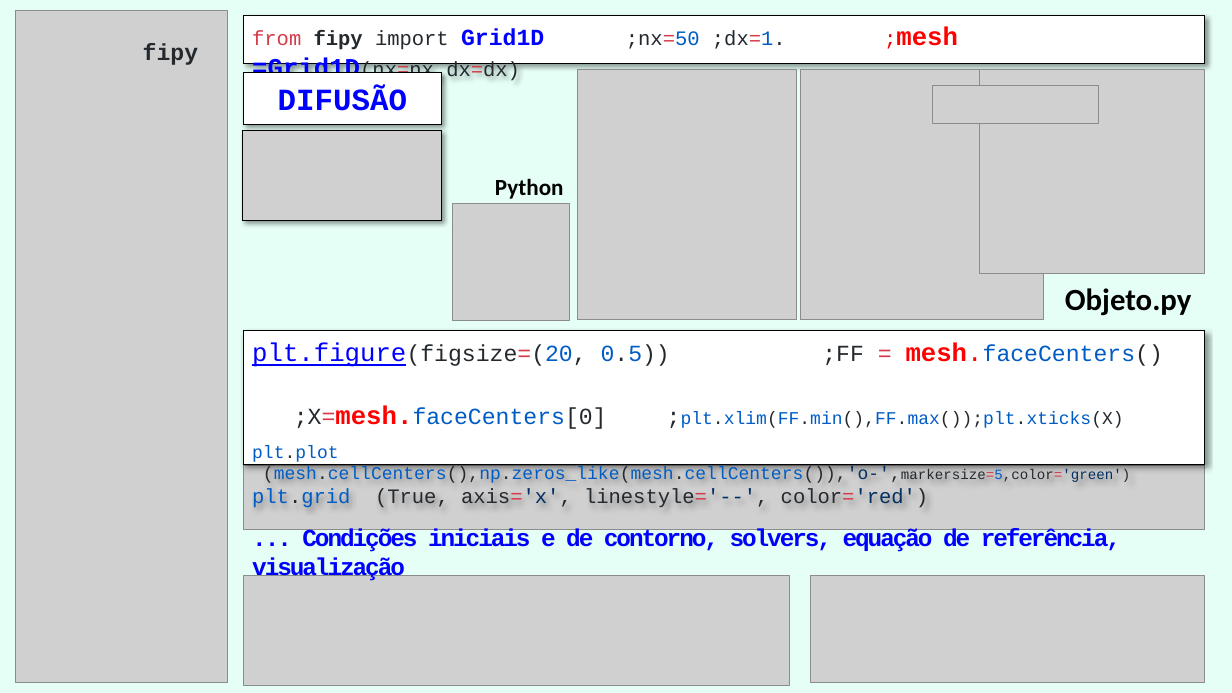
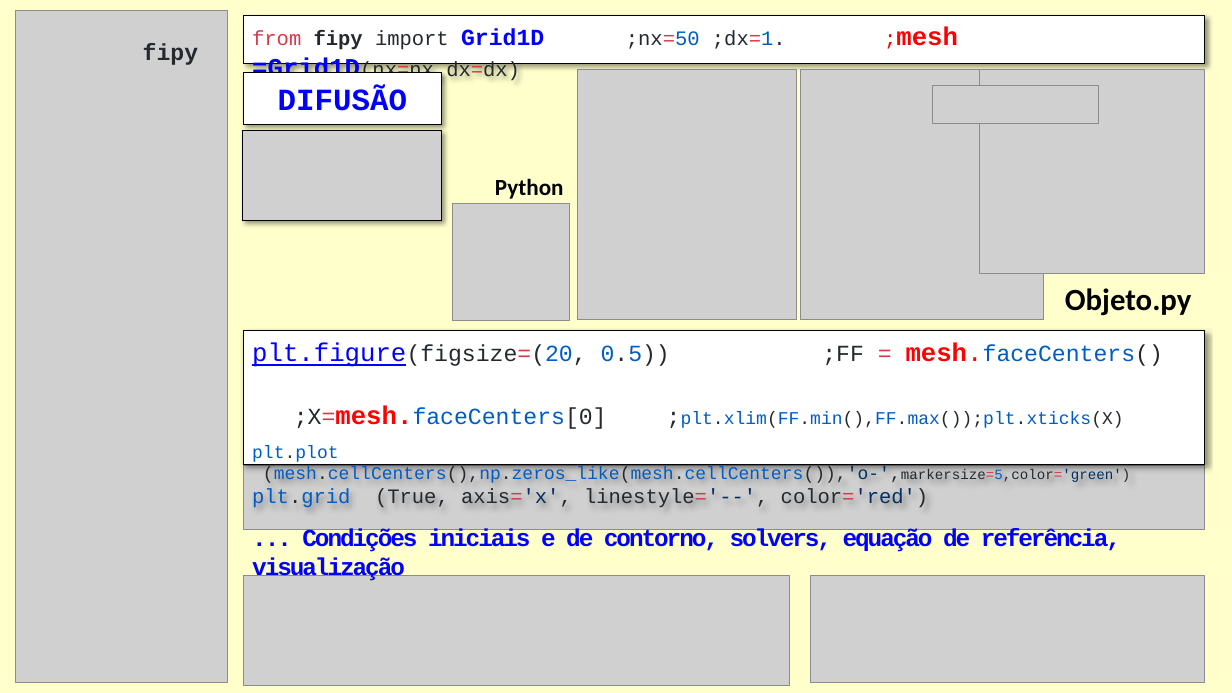
Before and after one commit to grossiRM/AM_FEG, a slide deck: slide 10 of Plano_V02_iii_AM_FEG/d_Topicos Especiais - Introducao a Manufatura Aditiva para Metais.pptx (slide 9 before the commit). Drawn at 1232x693 pixels with LibreOffice and Linux fonts; fonts in the diff are those of the drawing; grey boxes stand for pictures. Boxes give left, top, right and bottom in pixels: in the first picture for what was removed or moved away, otherwise in the second. Text is boxed around its words. In the diff, an @@ line names an element or a change of style, - is before the commit and + after.

```diff
--- a/Plano_V02_iii_AM_FEG/d_Topicos Especiais - Introducao a Manufatura Aditiva para Metais.pptx
+++ b/Plano_V02_iii_AM_FEG/d_Topicos Especiais - Introducao a Manufatura Aditiva para Metais.pptx
@@ rectangle at box(0, 0, 1232, 693): fill #E5FFF6 to #FFFFCC @@
```
Also in this commit, not shown: 10 other slides changed, 7 slides added, 1 slide removed, 10 other files.
